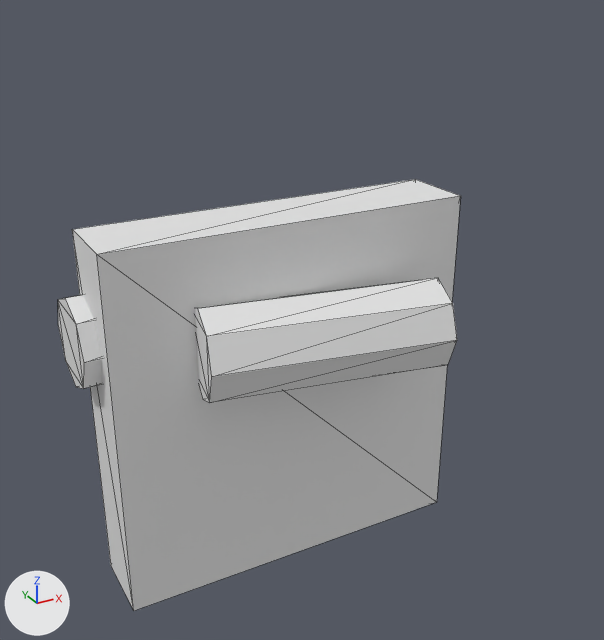
Two versions of the glTF model src/LittleAges.Web/public/assets/diorama/stockpile.glb, one commit apart.
Rendered twice from a camera (50 mm lens) standing at (-1.094, -2.131, 1.4) and looking at (0.056, -0.039, 0.354). Lighting does not change. The marker at lower left points along +X, +Y and +Z. The older version comes first. Mesh edges are drawn as thin lines. Vertices at exactly the same position are counted once.

Names of what the first picture shows: 'StockpileDeck'.
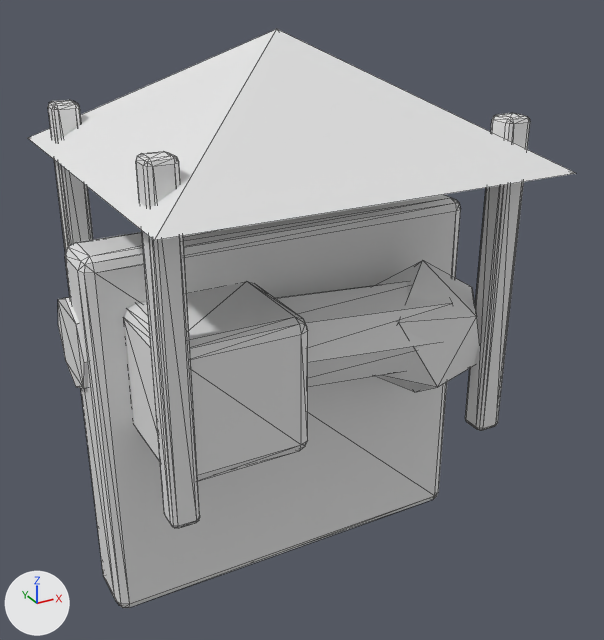
The change in detail:
me_cube_003 is used by ob_stockpiledeck; location (-0.025, -0.034, 0.12); scale (0.605, 0.605, 0.605).
me_cube_003 had 56 vertices, 96 faces and spanned x -1.0..1.0, y -0.66..0.66, z -0.96..0.96.
me_cube_003 now has 401 vertices, 758 faces and spans x -0.97..0.97, y -0.97..0.97, z -1.0..1.0.
me_cube_003 part 1: the loose piece of 16 vertices spanning x -1.0..0.19, y -0.04..0.42, z 0.2..0.66 is turned -45 degrees about the z axis through its middle and scaled by 0.716, then moved by (0.25, 0.1, -0.41).
me_cube_003 part 2: the loose piece of 16 vertices spanning x -0.55..0.7, y -0.66..0.01, z 0.2..0.66 is turned -45 degrees about the z axis through its middle and scaled by 0.716, then moved by (-0.25, 0.12, -0.41).
me_cube_003 part 3: a new loose piece, an icosphere of 20 faces spanning x -0.16..0.3, y -0.73..-0.27, z -0.28..0.24, in mat_darkwood (white #e7e7e7).
me_cube_003 part 4: a new loose piece of 56 vertices spanning x -0.77..-0.17, y -0.23..0.37, z -0.27..0.21, in mat_darkwood (white #e7e7e7).
me_cube_003 part 5: a new loose piece of 56 vertices spanning x -0.59..0.59, y -0.59..0.59, z -1.0..0.37, in mat_darkwood (white #e7e7e7).
me_cube_003 part 6: a new loose piece of 56 vertices spanning x -0.81..-0.69, y 0.02..0.14, z -0.38..0.75, in mat_darkwood (white #e7e7e7).
me_cube_003 part 7: a new loose piece of 56 vertices spanning x -0.14..-0.02, y 0.69..0.81, z -0.38..0.75, in mat_darkwood (white #e7e7e7).
me_cube_003 part 8: a new loose piece of 56 vertices spanning x 0.02..0.14, y -0.81..-0.69, z -0.38..0.75, in mat_darkwood (white #e7e7e7).
Part 9, on me_cube_003:
8 vertices are removed from x -0.92..1.0, y -0.14..0.25, z -0.96..0.96.
12 faces are deleted.
5 vertices are added at (0.0, 0.97, 0.6), (0.0, 0.0, 1.0), (0.97, 0.0, 0.6), (0.0, -0.97, 0.6), (-0.97, 0.0, 0.6).
6 new faces join them.
Other edits to the shape of me_cube_003 do not show in these pictures.
Object 'StockpileDeck' (ob_stockpiledeck) moves from (-0.025, -0.034, 0.12) to (0.0, 0.0, 0.365).
Object 'StockpileDeck' (ob_stockpiledeck) turns from (0, 0, 0) to (0, 0, 45) degrees about x, y and z.
Object 'StockpileDeck' (ob_stockpiledeck) is rescaled from (0.605, 0.605, 0.605) to (0.845, 0.845, 0.845).

Boxes (x1, y1, x2, y2) around the edits, measured in the pictures (604 x 640 px; the box of a moved part takes in the faces that stretch with it):
'StockpileDeck', reshaped, moved, turned, rescaled
    before: (58, 179, 460, 611)
    after: (28, 29, 576, 608)
part 1 of me_cube_003, moved or reshaped
    before: (58, 295, 102, 389)
    after: (58, 297, 88, 389)
part 2 of me_cube_003, moved or reshaped
    before: (195, 278, 457, 403)
    after: (275, 282, 453, 387)
part 3 of me_cube_003, added
    after: (374, 261, 480, 392)
part 4 of me_cube_003, added
    after: (124, 282, 308, 481)
part 5 of me_cube_003, added
    after: (65, 195, 461, 608)
part 6 of me_cube_003, added
    after: (136, 151, 200, 528)
part 7 of me_cube_003, added
    after: (48, 100, 93, 254)
part 8 of me_cube_003, added
    after: (465, 113, 530, 430)
part 9 of me_cube_003, reshaped
    before: (72, 179, 460, 611)
    after: (28, 29, 576, 240)
